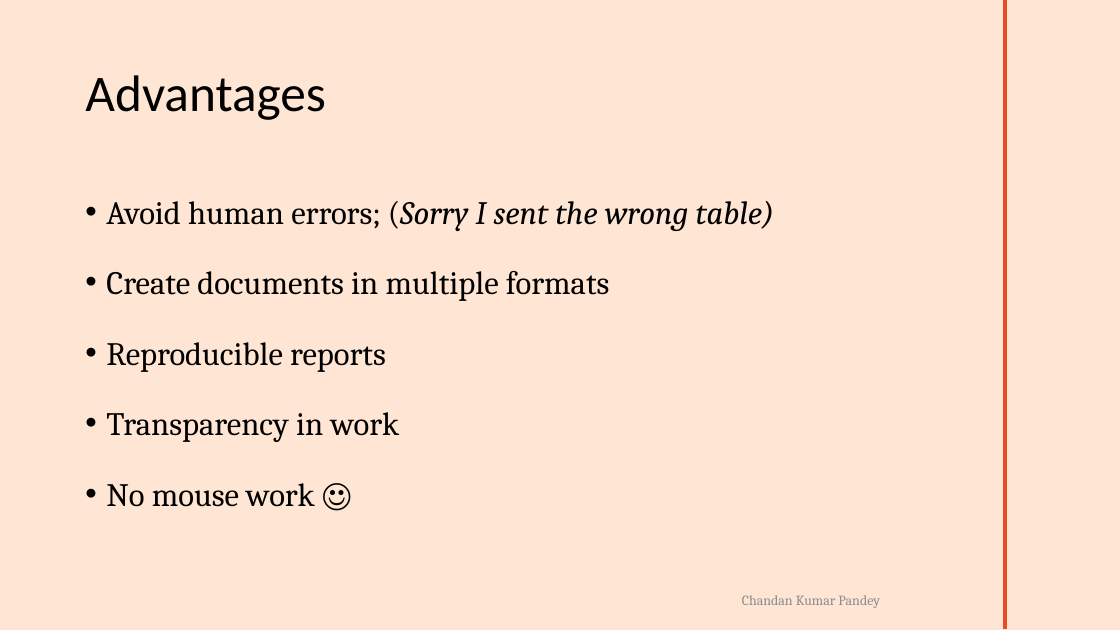
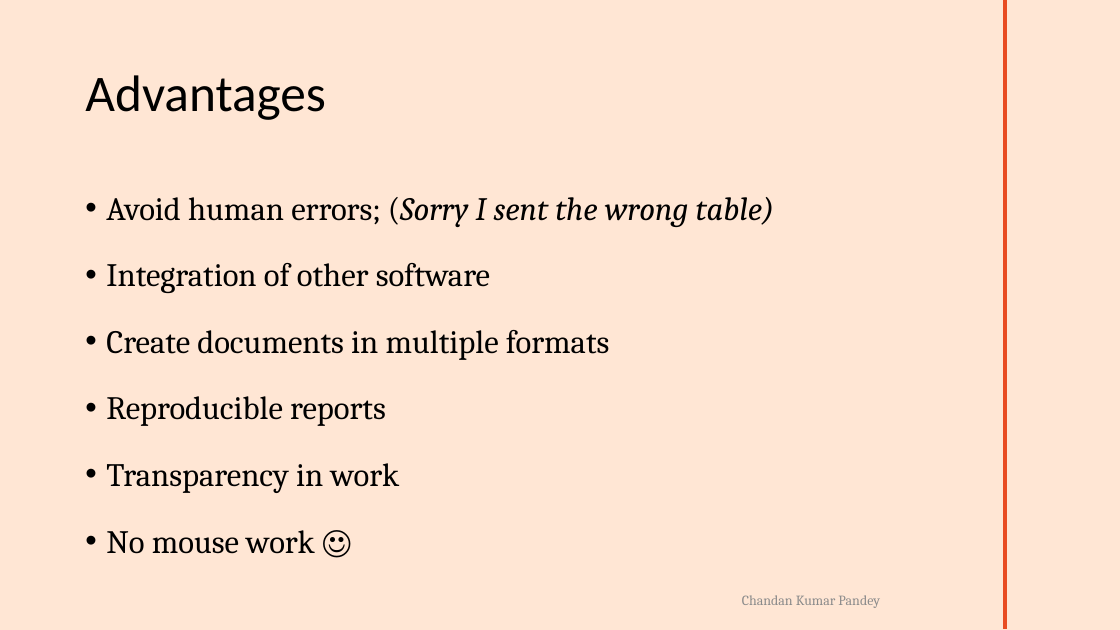
Before and after one commit to ckp1990/Rmark-SCCS-BLR-2023, a slide deck: slide 7 of SCCS-2023-Rmarkdown-workshop.pptx. Drawn at 1120x630 pixels with LibreOffice and Linux fonts; fonts in the diff are those of the drawing; background and template pictures are left out. Boxes give left, top, right and bottom in pixels: in the first picture for what was removed or moved away, otherwise in the second. Text is boxed around its words. In the diff, an @@ line names an element or a change of style, - is before the commit and + after.

```diff
--- a/SCCS-2023-Rmarkdown-workshop.pptx
+++ b/SCCS-2023-Rmarkdown-workshop.pptx
@@ text at box(106, 197, 775, 554): line spacing 1.5 to 1.4 @@
@@ text at box(106, 263, 490, 293): paragraph added @@
+• Integration of other software
```
Also in this commit, not shown: 2 slides added.
